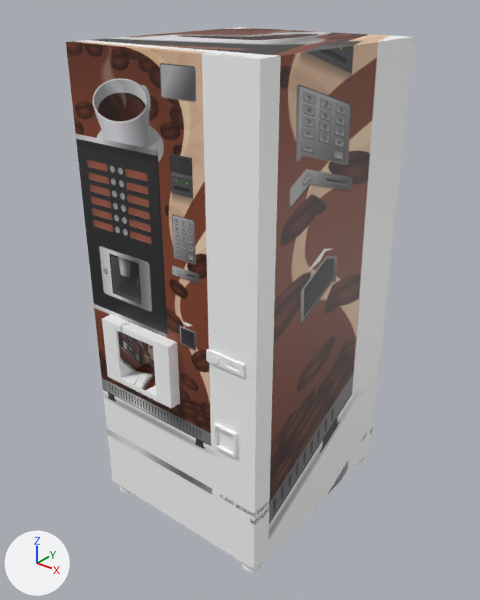
Before and after pictures for a commit that changed the FBX model Angry Machine Game/Assets/Michal/Stuff/coffee.fbx.
One viewpoint serves both versions: a 50 mm camera at (3.31, -4.23, 4.57) aimed at (0.0, -0.09, 2.01). Every picture has the same lights, and +X, +Y and +Z are marked at lower left. The first picture is the older version. Vertices at exactly the same position are counted once.

Names of what the first picture shows: 'Coffee'.
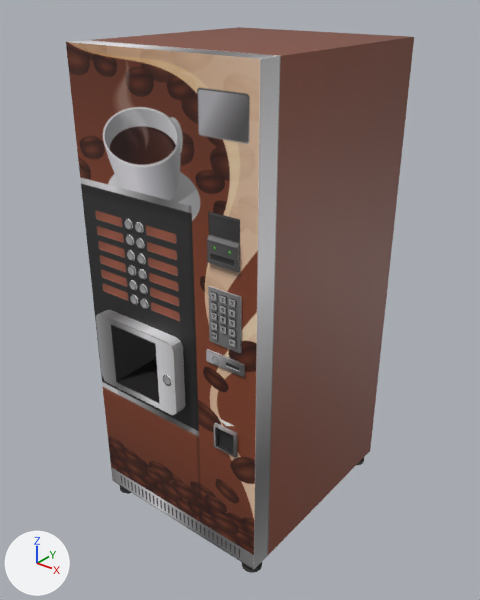
Location of each change, [x1, y1, x2, y2] in pixels of the pictures (480 x 600 px):
part 1 of me_cube, added
    after: [130, 295, 138, 305]
part 2 of me_cube, added
    after: [140, 299, 149, 309]
part 3 of me_cube, added
    after: [129, 280, 137, 291]
part 4 of me_cube, added
    after: [139, 284, 148, 295]
part 5 of me_cube, added
    after: [128, 265, 136, 276]
part 6 of me_cube, added
    after: [138, 269, 147, 280]
part 7 of me_cube, added
    after: [126, 250, 135, 261]
part 8 of me_cube, added
    after: [137, 254, 146, 265]
part 9 of me_cube, added
    after: [125, 235, 134, 246]
part 10 of me_cube, added
    after: [136, 238, 145, 249]
part 11 of me_cube, added
    after: [124, 219, 133, 230]
part 12 of me_cube, added
    after: [135, 222, 144, 234]
part 13 of me_cube, added
    after: [163, 375, 172, 386]
part 14 of me_cube, built on
    before: [80, 178, 245, 409]
    after: [96, 235, 245, 415]
part 15 of me_cube, surface changed (grey to brown)
    both: [66, 27, 414, 573]

Diff of the bpy script that builds the scene:
```diff
--- a/Angry Machine Game/Assets/Michal/Stuff/coffee.fbx.py
+++ b/Angry Machine Game/Assets/Michal/Stuff/coffee.fbx.py
@@ me_cube @@
-me_cube.from_pydata(...)  # 476 vertices, 380 faces; spans x -0.88..0.88, y -1.1..1.0, z 0.0..4.15
+me_cube.from_pydata(...)  # 938 vertices, 653 faces; spans x -0.88..0.88, y -1.11..1.0, z 0.0..4.15
+# me_cube part 1: the loose piece of 24 vertices spanning x 0.49..0.54, y -1.02..-0.96, z 1.99..2.04 is copied, and the copy is scaled about its middle by (1.49, 0.671, 1.49), then moved by (-0.87, 0.0, 0.23); it spans x -0.4..-0.31, y -1.01..-0.97, z 2.2..2.29
+# me_cube part 2: the loose piece of 24 vertices spanning x 0.49..0.54, y -1.02..-0.96, z 1.99..2.04 is copied, and the copy is scaled about its middle by (1.49, 0.671, 1.49), then moved by (-0.75, 0.0, 0.23); it spans x -0.28..-0.19, y -1.01..-0.97, z 2.2..2.29
+# me_cube part 3: the loose piece of 24 vertices spanning x 0.49..0.54, y -1.02..-0.96, z 1.99..2.04 is copied, and the copy is scaled about its middle by (1.49, 0.671, 1.49), then moved by (-0.87, 0.0, 0.35); it spans x -0.4..-0.31, y -1.01..-0.97, z 2.33..2.41
+# me_cube part 4: the loose piece of 24 vertices spanning x 0.49..0.54, y -1.02..-0.96, z 1.99..2.04 is copied, and the copy is scaled about its middle by (1.49, 0.671, 1.49), then moved by (-0.75, 0.0, 0.35); it spans x -0.28..-0.19, y -1.01..-0.97, z 2.33..2.41
+# me_cube part 5: the loose piece of 24 vertices spanning x 0.49..0.54, y -1.02..-0.96, z 1.99..2.04 is copied, and the copy is scaled about its middle by (1.49, 0.671, 1.49), then moved by (-0.87, 0.0, 0.48); it spans x -0.4..-0.31, y -1.01..-0.97, z 2.45..2.54
+# me_cube part 6: the loose piece of 24 vertices spanning x 0.49..0.54, y -1.02..-0.96, z 1.99..2.04 is copied, and the copy is scaled about its middle by (1.49, 0.671, 1.49), then moved by (-0.75, 0.0, 0.48); it spans x -0.28..-0.19, y -1.01..-0.97, z 2.45..2.54
+# me_cube part 7: the loose piece of 24 vertices spanning x 0.49..0.54, y -1.02..-0.96, z 1.99..2.04 is copied, and the copy is scaled about its middle by (1.49, 0.671, 1.49), then moved by (-0.87, 0.0, 0.61); it spans x -0.4..-0.31, y -1.01..-0.97, z 2.58..2.67
+# me_cube part 8: the loose piece of 24 vertices spanning x 0.49..0.54, y -1.02..-0.96, z 1.99..2.04 is copied, and the copy is scaled about its middle by (1.49, 0.671, 1.49), then moved by (-0.75, 0.0, 0.61); it spans x -0.28..-0.19, y -1.01..-0.97, z 2.58..2.67
+# me_cube part 9: the loose piece of 24 vertices spanning x 0.49..0.54, y -1.02..-0.96, z 1.99..2.04 is copied, and the copy is scaled about its middle by (1.49, 0.671, 1.49), then moved by (-0.87, 0.0, 0.74); it spans x -0.4..-0.31, y -1.01..-0.97, z 2.71..2.79
+# me_cube part 10: the loose piece of 24 vertices spanning x 0.49..0.54, y -1.02..-0.96, z 1.99..2.04 is copied, and the copy is scaled about its middle by (1.49, 0.671, 1.49), then moved by (-0.75, 0.0, 0.74); it spans x -0.28..-0.19, y -1.01..-0.97, z 2.71..2.79
+# me_cube part 11: the loose piece of 24 vertices spanning x 0.49..0.54, y -1.02..-0.96, z 1.99..2.04 is copied, and the copy is scaled about its middle by (1.49, 0.671, 1.49), then moved by (-0.87, 0.0, 0.86); it spans x -0.4..-0.31, y -1.01..-0.97, z 2.83..2.92
+# me_cube part 12: the loose piece of 24 vertices spanning x 0.49..0.54, y -1.02..-0.96, z 1.99..2.04 is copied, and the copy is scaled about its middle by (1.49, 0.671, 1.49), then moved by (-0.75, 0.0, 0.86); it spans x -0.28..-0.19, y -1.01..-0.97, z 2.83..2.92
+# me_cube part 13: the loose piece of 24 vertices spanning x 0.49..0.54, y -1.02..-0.96, z 1.99..2.04 is copied, and the copy is scaled about its middle by (1.63, 0.732, 1.63), then moved by (-0.44, -0.09, -0.31); it spans x 0.03..0.13, y -1.11..-1.07, z 1.66..1.75
+# me_cube part 14: 20 vertices moved from x -0.5..0.78, y -1.1..-0.92, z 1.5..2.07 to x -0.54..0.78, y -1.1..-0.99, z 1.44..2.07; 24 vertices removed from x -0.66..0.78, y -1.1..-0.92, z 1.44..2.07; 174 vertices added at x -0.74..0.75, y -1.1..-0.97, z 1.38..2.98
+# me_cube part 15: 349 kept faces spanning x -0.88..0.88, y -1.1..1.0, z 0.0..4.15 get new texture (UV) coordinates
 me_cube.materials.append(mat_material)
+me_cube.materials.append(mat_material_001)  # picture img_keypad_t_png
```
